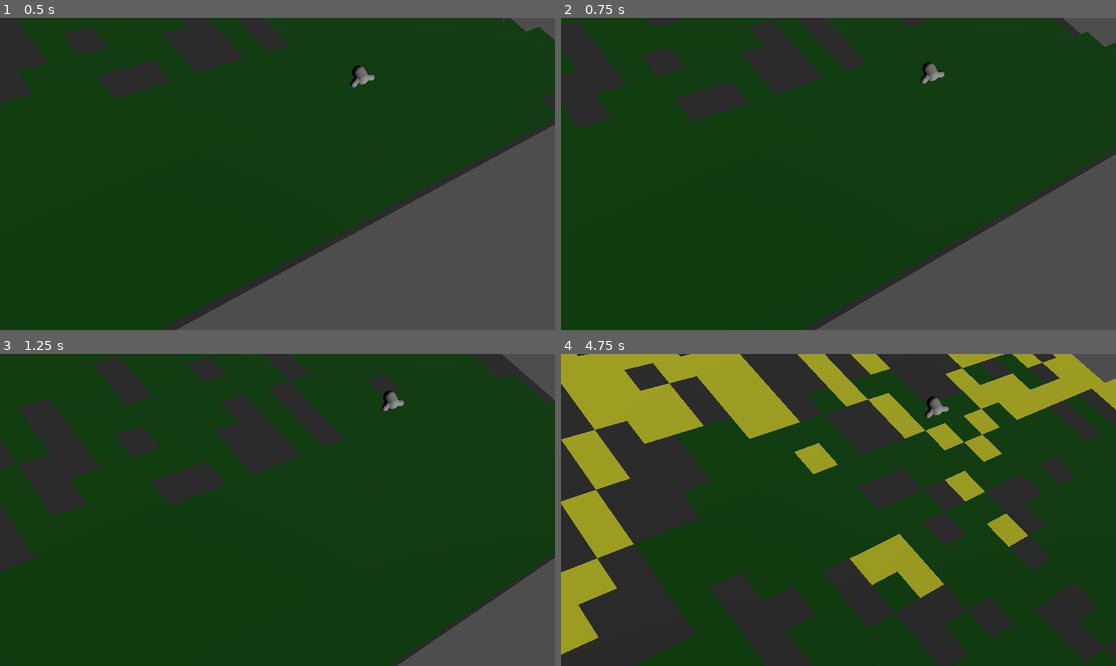
Above: before the commit, frames 1-4 (two rows, left to right).
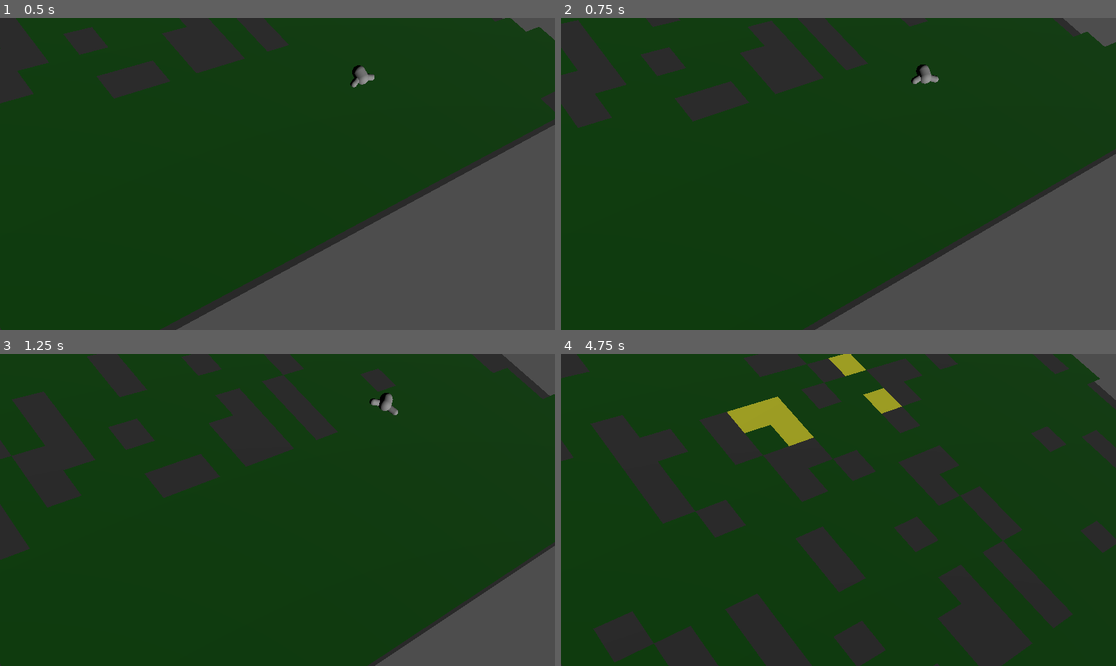
Above: after the commit, the same moments.

Repository: flatweb/gwj90Murat
Game: Godot game, scene res://game.tscn
Two runs of this game, one before a commit and one after it. Both use one fixed random seed, a clock stepped at 60 frames per second and the inputs below.
Inputs:
- Up to frame 1 (0.5 s): no input
- Up to frame 2 (0.75 s): hold Right (droite) from 0.53 s (still down)
- Up to frame 3 (1.25 s): keep holding Right (droite)
- Up to frame 4 (4.75 s): release Right (droite) at 1.28 s; hold Left (gauche) 1.28-2.03 s; hold Right (droite) 2.03-3.53 s; hold Left (gauche) from 3.53 s (still down)

Frame 1 is identical in both runs. In frame 2, 0.4% of the frame differs, in the area x 0-100%, y 0-100%; in frame 3, 5.3%; in frame 4, 49%.

Commit message:
Virage sur la droite ou la gauche, mais on sort de l'écran pour l'instant #8

Diff:
--- a/oiseau.gd
+++ b/oiseau.gd
@@ -1,29 +1,40 @@
 extends CharacterBody3D
 
 # Vitesse de rotation sur virage
-const ROTSPEED = 0.1
+const ROTSPEED = 0.2
 # Vitesse de rotation sur retour naturel à la position stable
-const ROTBACKSPEED = 0.02
+const ROTBACKSPEED = 0.04
+# angle de rotation par seconde lors d'un virage
+const ANGLE_VIRAGE = 1.2
 
 # Vitesse de vol horizontal
-var speed : float = 4.0
+var speedfront : float = 4.0
 # Vitesse de vol latéral
 var speedlat : float = 2.0
 
+var speedVect : Vector3
+
 func _ready():
+	speedVect = Vector3(0,0,-speedfront)
 	pass
 
 func _physics_process(delta: float) -> void:
 	var change = Input.get_axis("droite","gauche")
 
 	if change:
+		# changement de direction
+		var angle : float = change*ANGLE_VIRAGE*delta
+		self.rotate_y(angle)
+		speedVect = speedVect.rotated(Vector3.UP, angle)
+		# changement d'inclinaison
 		if abs(rotation.z) < PI/4 :
 			self.rotate_z(change*ROTSPEED*delta)
 	else:
+		# retour naturel à une inclinaison normale sans action
 		if abs(rotation.z) < ROTBACKSPEED*delta :
 			rotation.z = 0
 		else:
-			self.rotate_y(-sign(rotation.z)*ROTBACKSPEED*delta)
+			self.rotate_z(-sign(rotation.z)*ROTBACKSPEED*delta)
+			#self.rotate_y(change*0.2*delta)
 
-	var moving : Vector3 = Vector3(-change*speedlat*delta,0,-speed*delta)
-	move_and_collide(moving)
+	move_and_collide(speedVect*delta)
